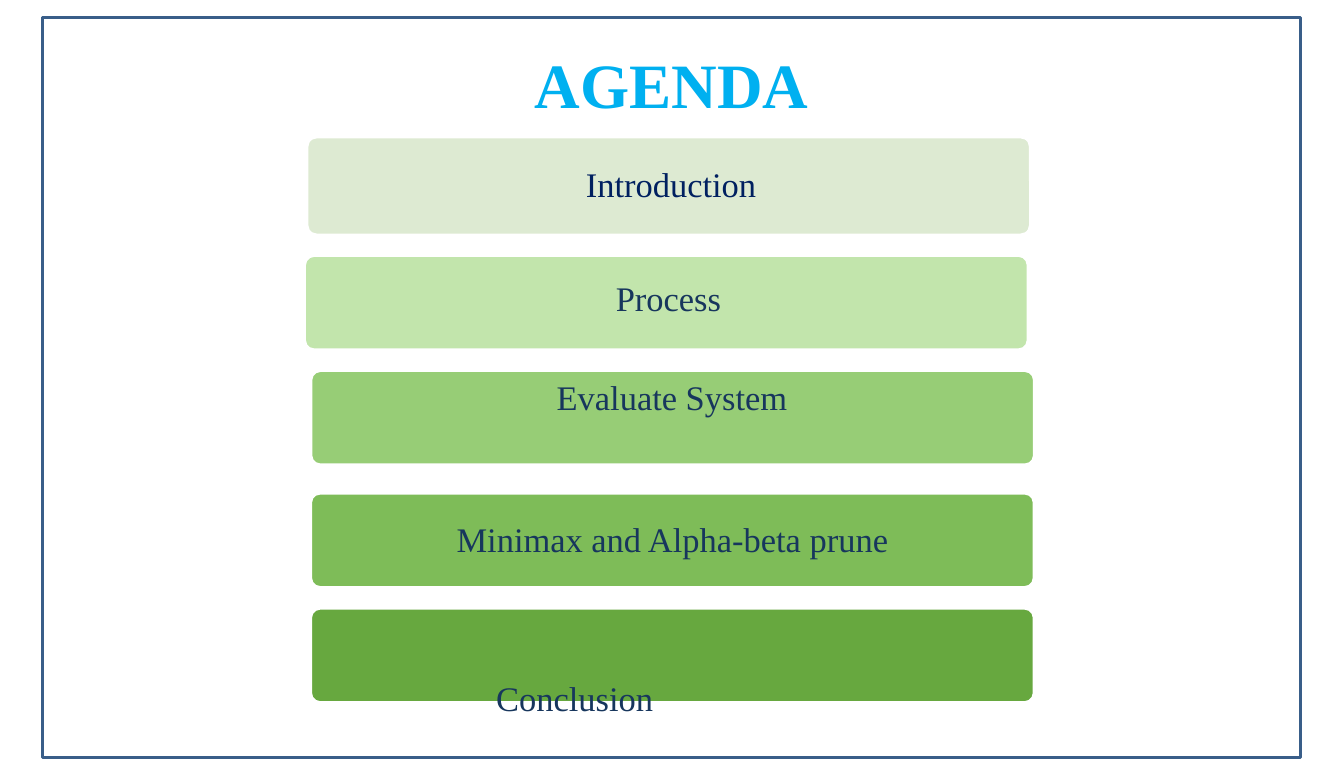
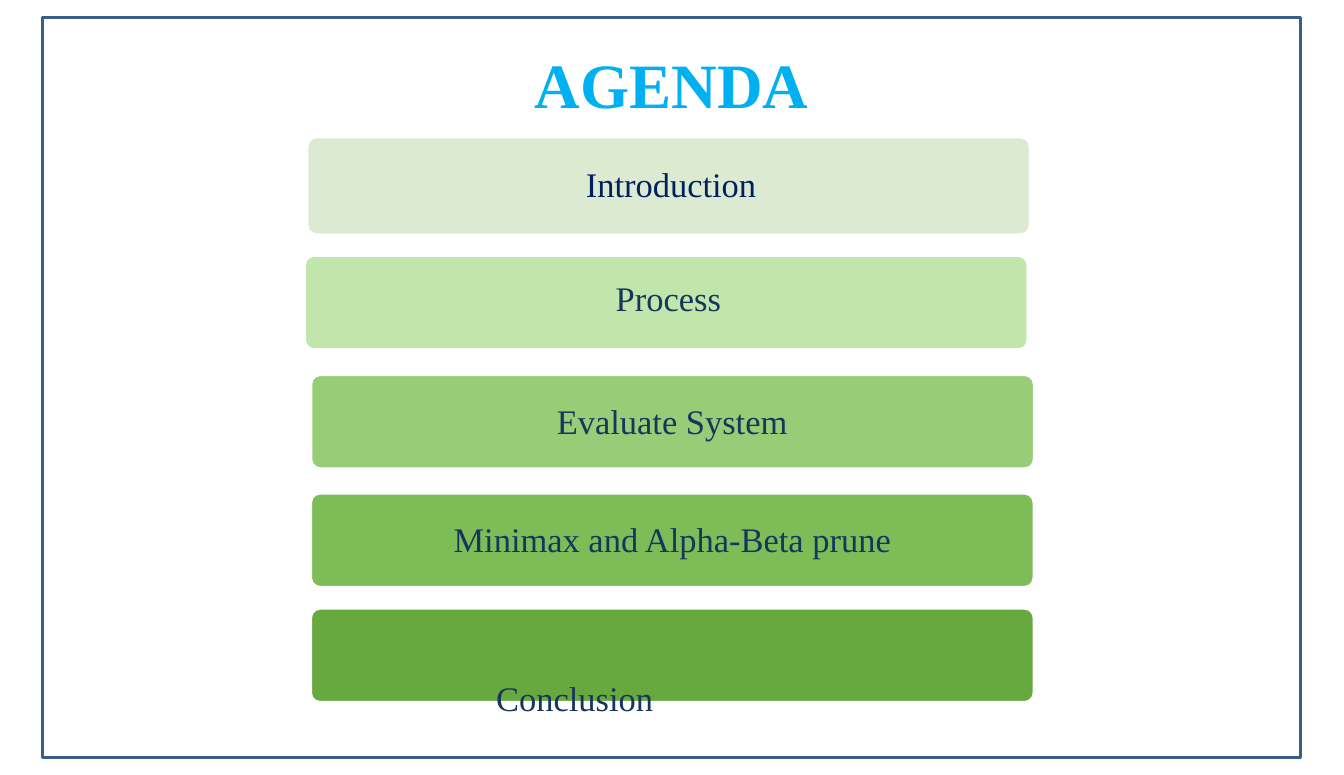
Before and after one commit to vduckute1812/AI, a slide deck: slide 2 of gameloft_present_chessgame.pptx. Drawn at 1344x775 pixels with LibreOffice and Linux fonts; fonts in the diff are those of the drawing; background and template pictures are left out. Boxes give left, top, right and bottom in pixels: in the first picture for what was removed or moved away, otherwise in the second. Text is boxed around its words. In the diff, an @@ line names an element or a change of style, - is before the commit and + after.

```diff
--- a/gameloft_present_chessgame.pptx
+++ b/gameloft_present_chessgame.pptx
@@ rounded rectangle: place and size @@
-rounded rectangle at box(311, 371, 1035, 465)
+rounded rectangle at box(311, 375, 1035, 469)
@@ text "Evaluate System": place and size @@
-text "Evaluate System" at box(557, 386, 787, 416)
+text "Evaluate System" at box(557, 410, 787, 441)
@@ text at box(454, 528, 890, 559): text changed @@
-Minimax and Alpha-beta prune
+Minimax and Alpha-Beta prune
```
Also in this commit, not shown: 2 other slides changed, 8 slides added, 3 slides removed, 2 other files.
